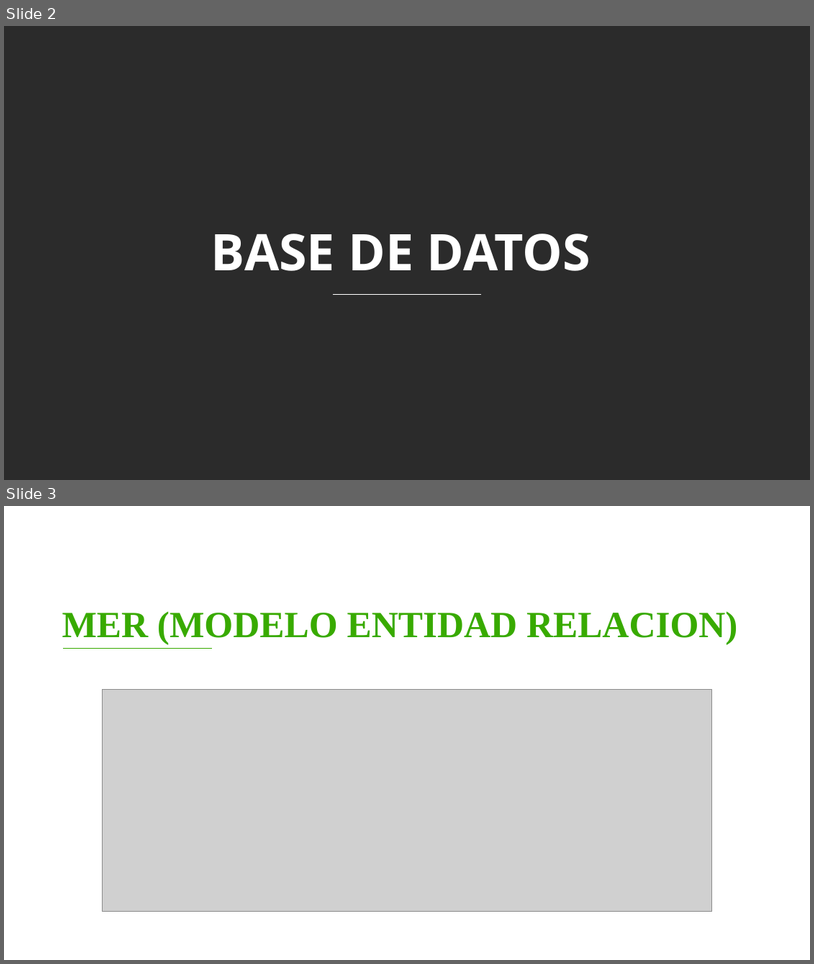
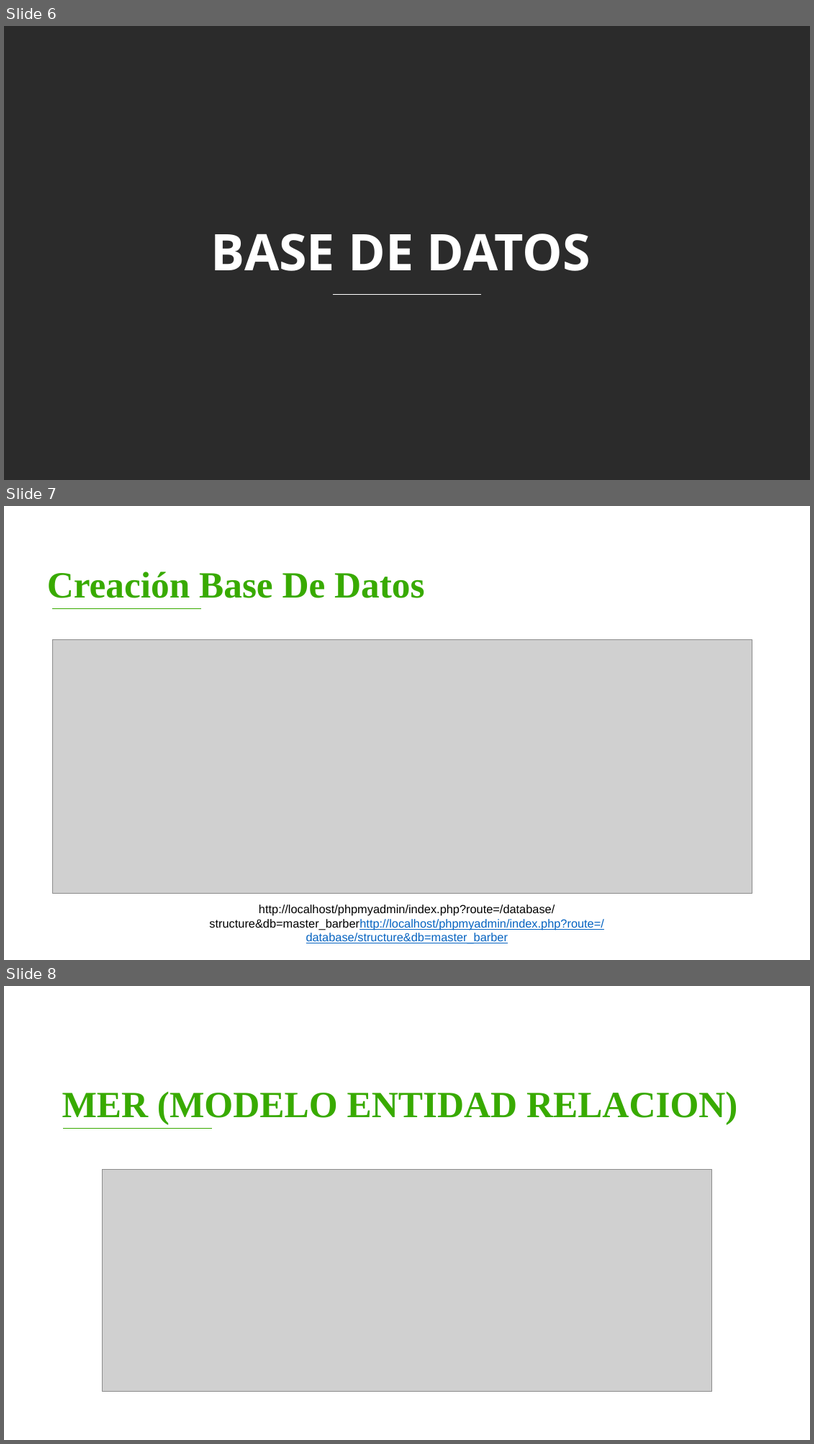
Before and after one commit to FidelSmoke/Practicas, a slide deck: DOCUMENTACION DE MASTER BARBER/ENTREGABLES 3/Entregables Proyecto B.pptx. Shown one above the other, each under a label of ours: slides 2 and 3 before the commit, slides 6, 7 and 8 after it. The pictures are 814x964 and 814x1444 pixels, drawn with LibreOffice and Linux fonts; fonts in the diff are those of the drawing; grey boxes stand for pictures; background and template pictures are left out; a plain dark background stands for a picture behind light text. Boxes give left, top, right and bottom in pixels: in the first picture for what was removed or moved away, otherwise in the second. Text is boxed around its words. In the diff, an @@ line names an element or a change of style, - is before the commit and + after.

```diff
--- a/DOCUMENTACION DE MASTER BARBER/ENTREGABLES 3/Entregables Proyecto B.pptx
+++ b/DOCUMENTACION DE MASTER BARBER/ENTREGABLES 3/Entregables Proyecto B.pptx
@@ slide 7 added at <box>4,506,810,960</box>, background picture (left out) @@
@@ text added at <box>47,572,424,598</box>, 44 pt, text #38AA00, bold @@
+Creación Base De Datos
@@ line added from (52, 609) to (201, 609), #38AA00 1 pt @@
@@ picture added at <box>52,640,753,893</box> @@
@@ text added at <box>209,904,604,944</box>, 14 pt, text #000000 @@
+http://localhost/phpmyadmin/index.php?route=/database/structure&db=master_barberhttp://localhost/phpmyadmin/index.php?route=/database/structure&db=master_barber
@@ what was slide 2 is now slide 6 @@
@@ what was slide 3 is now slide 8 @@
```
Also in this commit, not shown: 1 slide changed, 3 other slides added, 21 slides removed, 1 other file.
